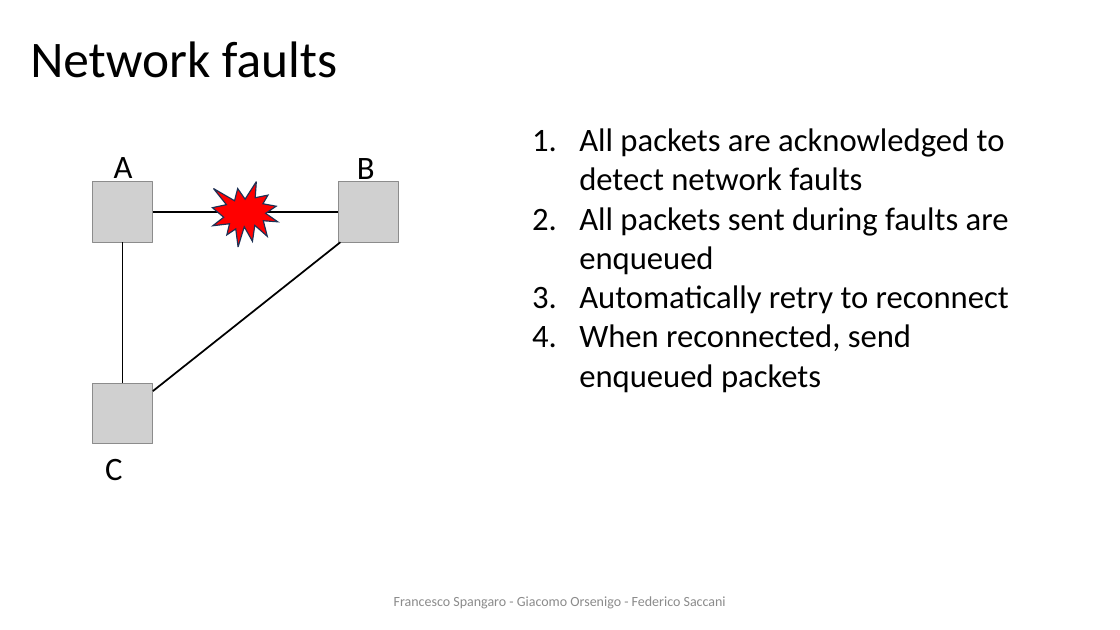
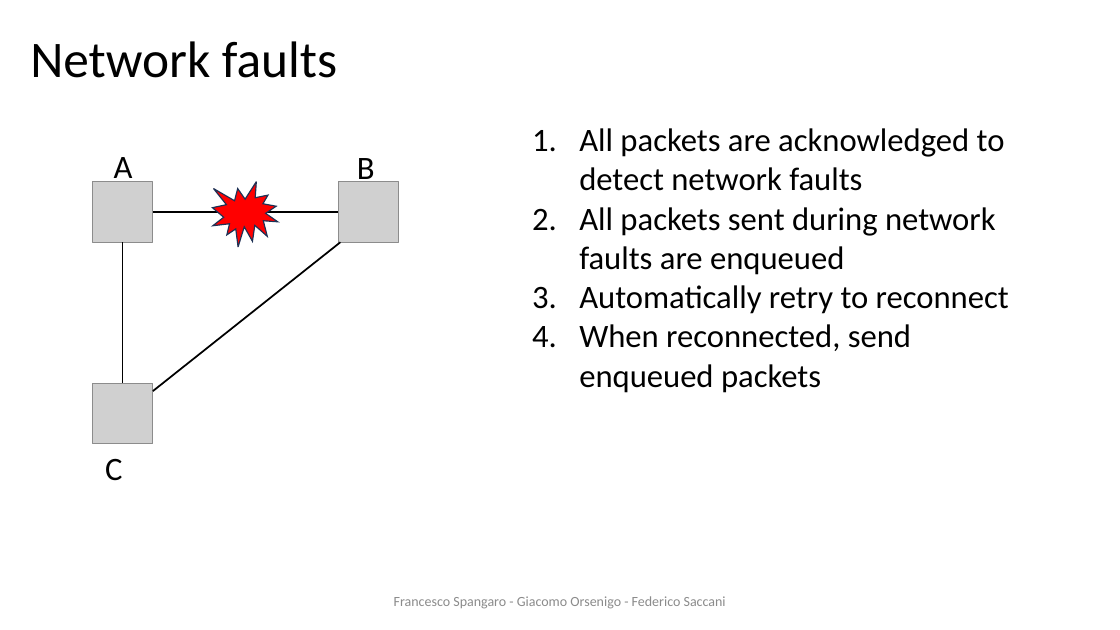
Before and after one commit to francescospangaro/HACOGroupChat, a slide deck: slide 8 of docs/presentazione ds.pptx. Drawn at 1120x630 pixels with LibreOffice and Linux fonts; fonts in the diff are those of the drawing; grey boxes stand for pictures; background and template pictures are left out. Boxes give left, top, right and bottom in pixels: in the first picture for what was removed or moved away, otherwise in the second. Text is boxed around its words. In the diff, an @@ line names an element or a change of style, - is before the commit and + after.

```diff
--- a/docs/presentazione ds.pptx
+++ b/docs/presentazione ds.pptx
@@ text at (579, 207, 996, 275): text changed @@
-2. All packets sent during faults are enqueued
+2. All packets sent during network faults are enqueued
```
Also in this commit, not shown: 4 other slides changed, 1 slide removed.
